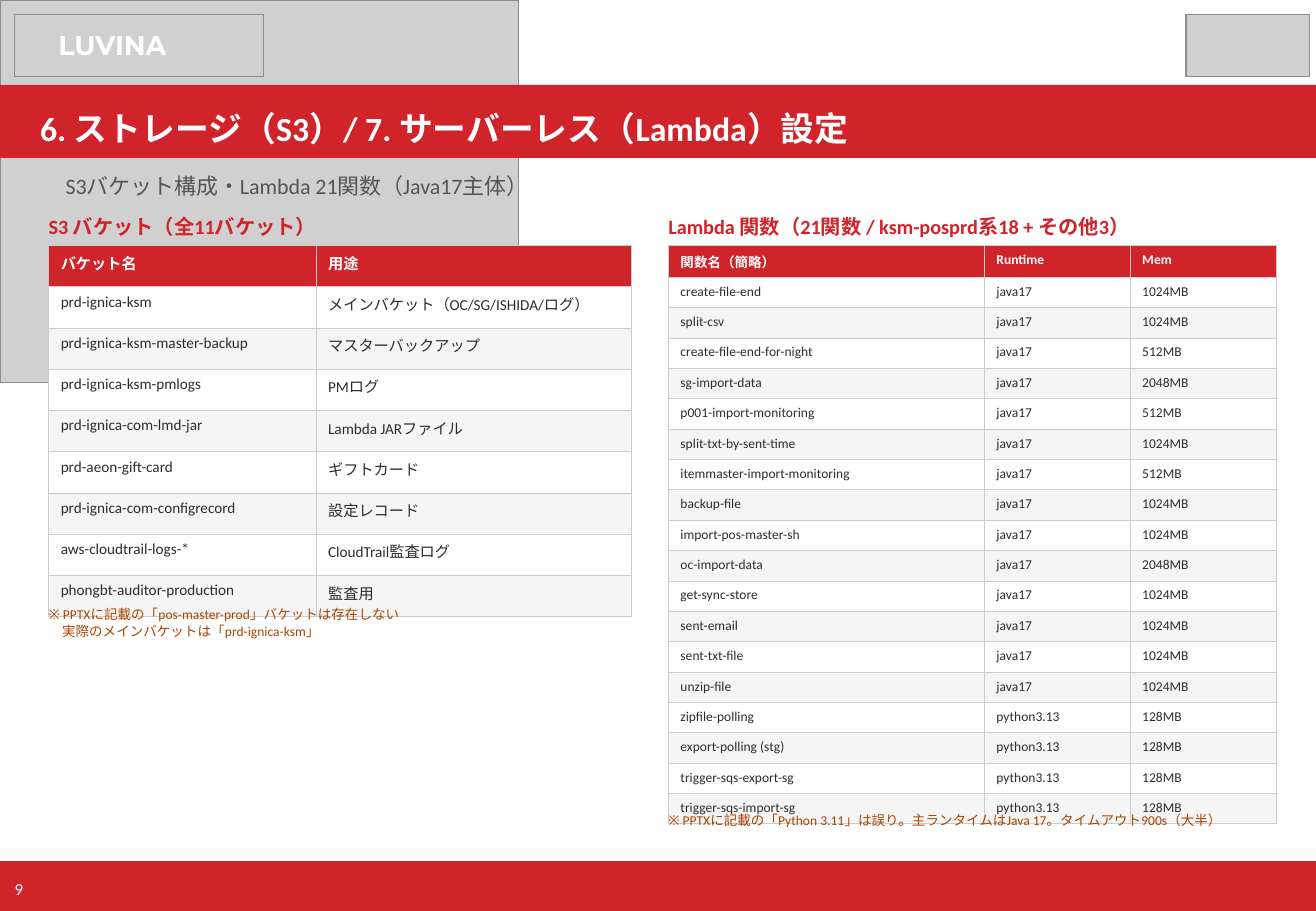
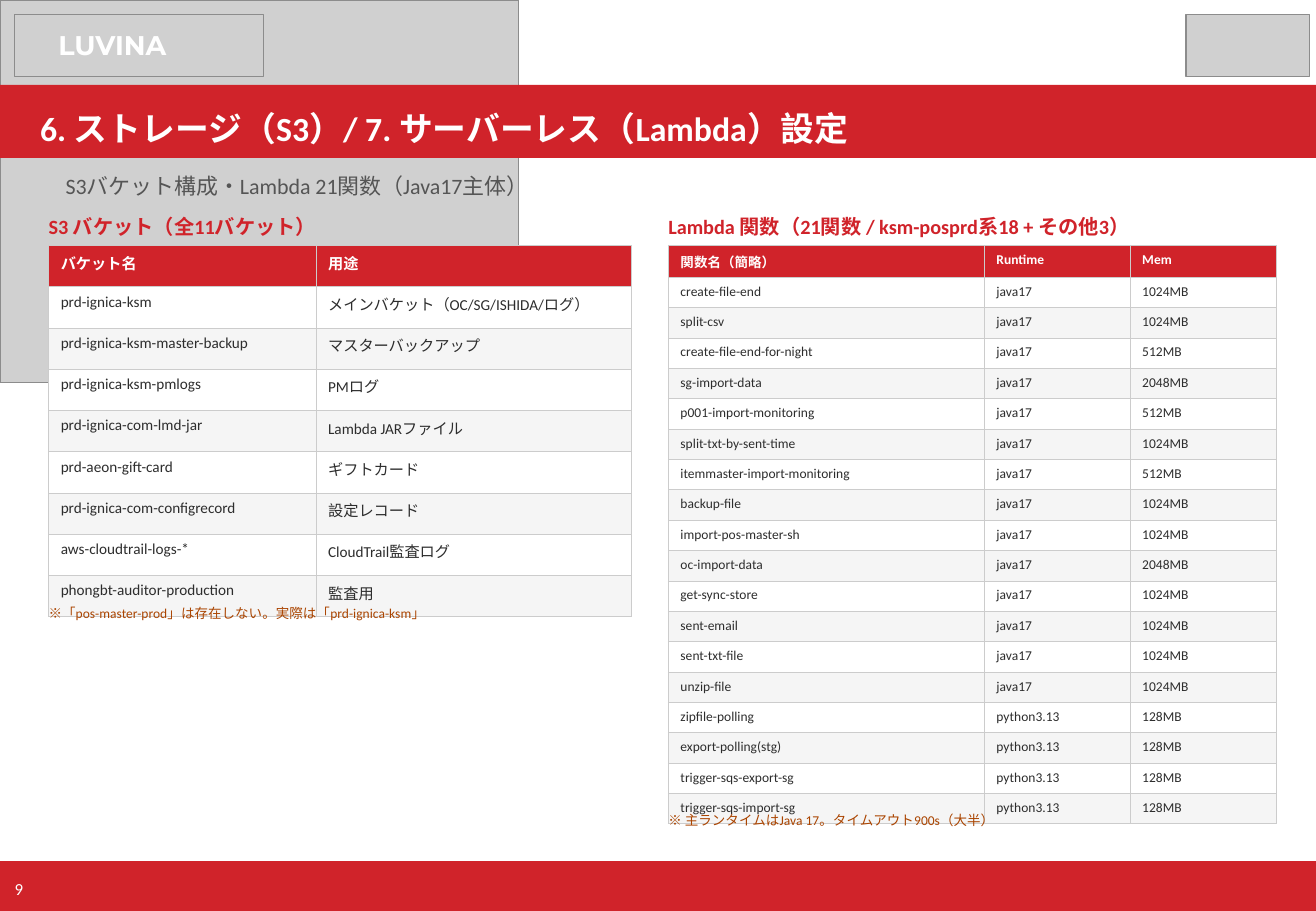
Before and after one commit to kiyoharakadutoshi/kasumi_pos-server_aws, a slide deck: slide 9 of 40_AWS/01_構成資料/カスミPOS_AWS構成資料.pptx. Drawn at 1316x911 pixels with LibreOffice and Linux fonts; fonts in the diff are those of the drawing; grey boxes stand for pictures. Boxes give left, top, right and bottom in pixels: in the first picture for what was removed or moved away, otherwise in the second. Text is boxed around its words. In the diff, an @@ line names an element or a change of style, - is before the commit and + after.

```diff
--- a/40_AWS/01_構成資料/カスミPOS_AWS構成資料.pptx
+++ b/40_AWS/01_構成資料/カスミPOS_AWS構成資料.pptx
@@ table at [668, 245, 1276, 820] @@
-row 17, column 1: export-polling (stg)
+row 17, column 1: export-polling(stg)
@@ text at [49, 605, 425, 621]: text changed @@
-※ PPTXに記載の「pos-master-prod」バケットは存在しない
-実際のメインバケットは「prd-ignica-ksm」
+※「pos-master-prod」は存在しない。実際は「prd-ignica-ksm」
@@ text at [685, 812, 995, 826]: text changed @@
-※ PPTXに記載の「Python 3.11」は誤り。主ランタイムはJava 17。タイムアウト900s（大半）
+※ 主ランタイムはJava 17。タイムアウト900s（大半）
```
Also in this commit, not shown: 7 other slides changed, 2 slides added, 1 slide removed.
